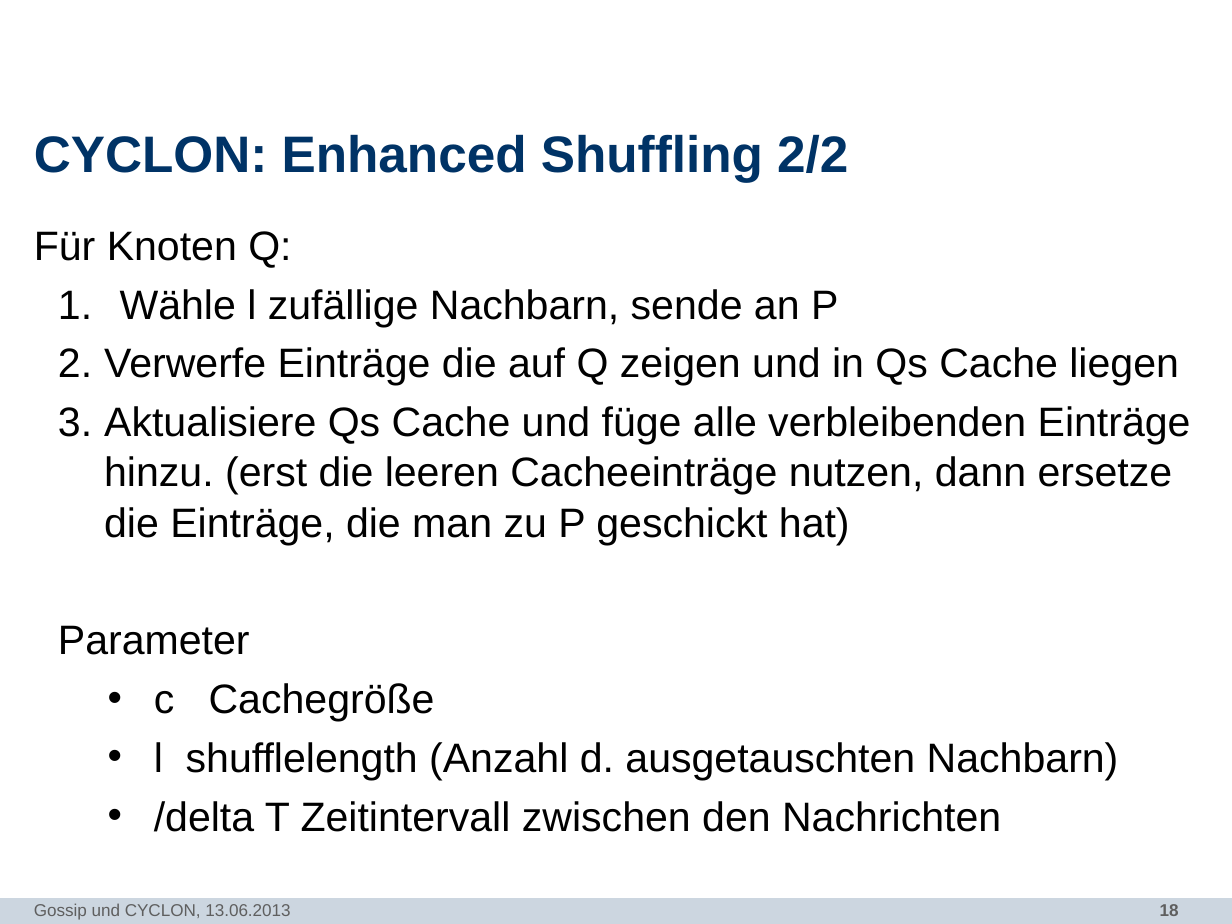
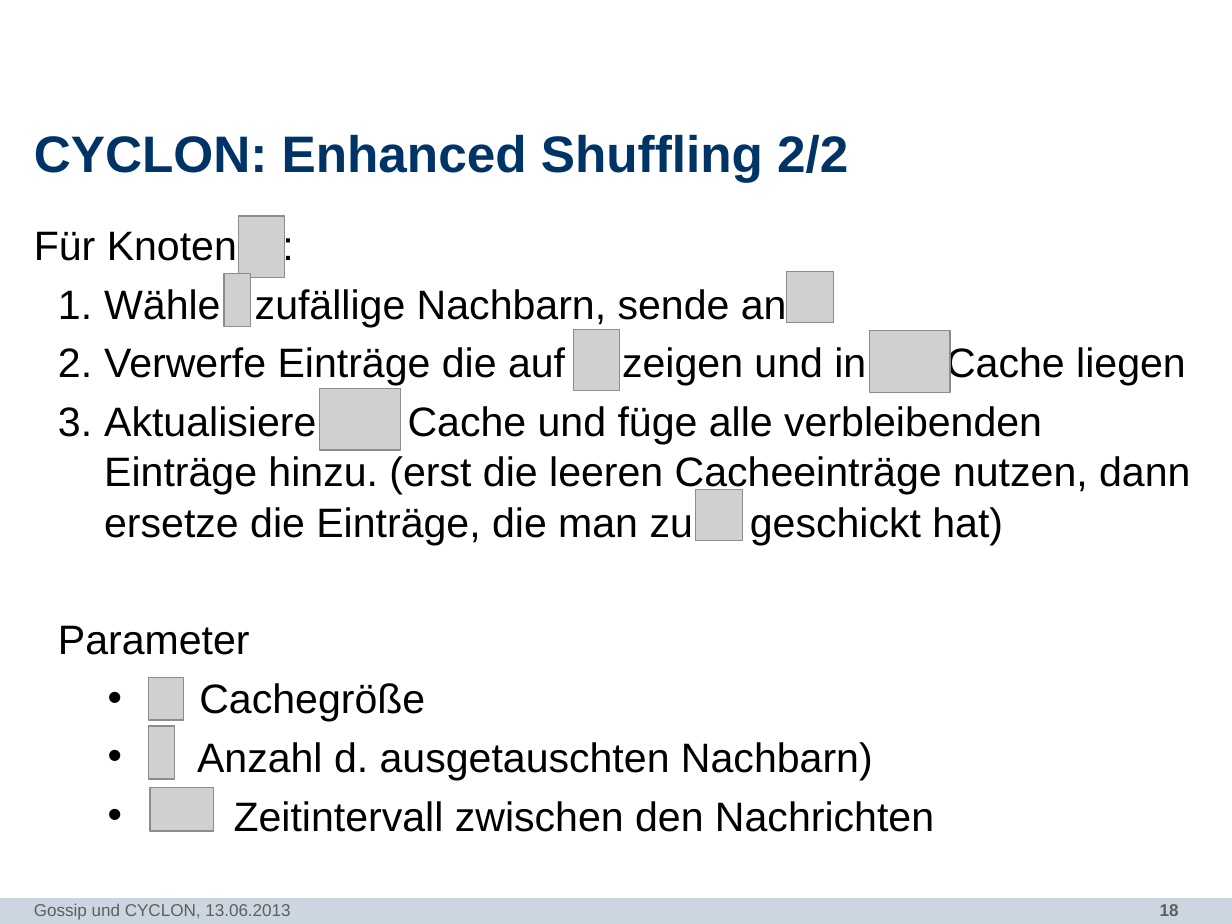
Before and after one commit to N8Fear/DistributedSystems, a slide deck: slide 18 of Vortrag/[MASTER] Präsentation.pptx. Drawn at 1232x924 pixels with LibreOffice and Linux fonts; fonts in the diff are those of the drawing; grey boxes stand for pictures; background and template pictures are left out. Boxes give left, top, right and bottom in pixels: in the first picture for what was removed or moved away, otherwise in the second. Text is boxed around its words. In the diff, an @@ line names an element or a change of style, - is before the commit and + after.

```diff
--- a/Vortrag/[MASTER] Präsentation.pptx
+++ b/Vortrag/[MASTER] Präsentation.pptx
@@ text at <box>34,231,1190,545</box>: text changed @@
-Für Knoten Q:
-  1. Wähle l zufällige Nachbarn, sende an P
-  2. Verwerfe Einträge die auf Q zeigen und in Qs Cache liegen
-  3. Aktualisiere Qs Cache und füge alle verbleibenden Einträge hinzu. (erst die leeren Cacheeinträge nutzen, dann ersetze die Einträge, die man zu P geschickt hat)
+Für Knoten :
+  1. Wähle zufällige Nachbarn, sende an
+  2. Verwerfe Einträge die auf zeigen und in Cache liegen
+  3. Aktualisiere Cache und füge alle verbleibenden Einträge hinzu. (erst die leeren Cacheeinträge nutzen, dann ersetze die Einträge, die man zu geschickt hat)
@@ picture added at <box>238,216,285,277</box> @@
@@ picture added at <box>224,274,251,326</box> @@
@@ picture added at <box>786,271,833,322</box> @@
@@ picture added at <box>574,329,621,391</box> @@
@@ picture added at <box>870,331,951,393</box> @@
@@ picture added at <box>320,388,402,450</box> @@
@@ picture added at <box>695,489,742,540</box> @@
@@ picture added at <box>148,678,182,721</box> @@
@@ text at <box>197,683,934,832</box>: text changed @@
-    • c Cachegröße
-    • l shufflelength (Anzahl d. ausgetauschten Nachbarn)
-    • /delta T Zeitintervall zwischen den Nachrichten
+    • Cachegröße
+    • Anzahl d. ausgetauschten Nachbarn)
+    • Zeitintervall zwischen den Nachrichten
@@ picture added at <box>148,726,175,779</box> @@
@@ picture added at <box>150,787,214,830</box> @@
```
Also in this commit, not shown: 5 other slides changed, 1 other file.
